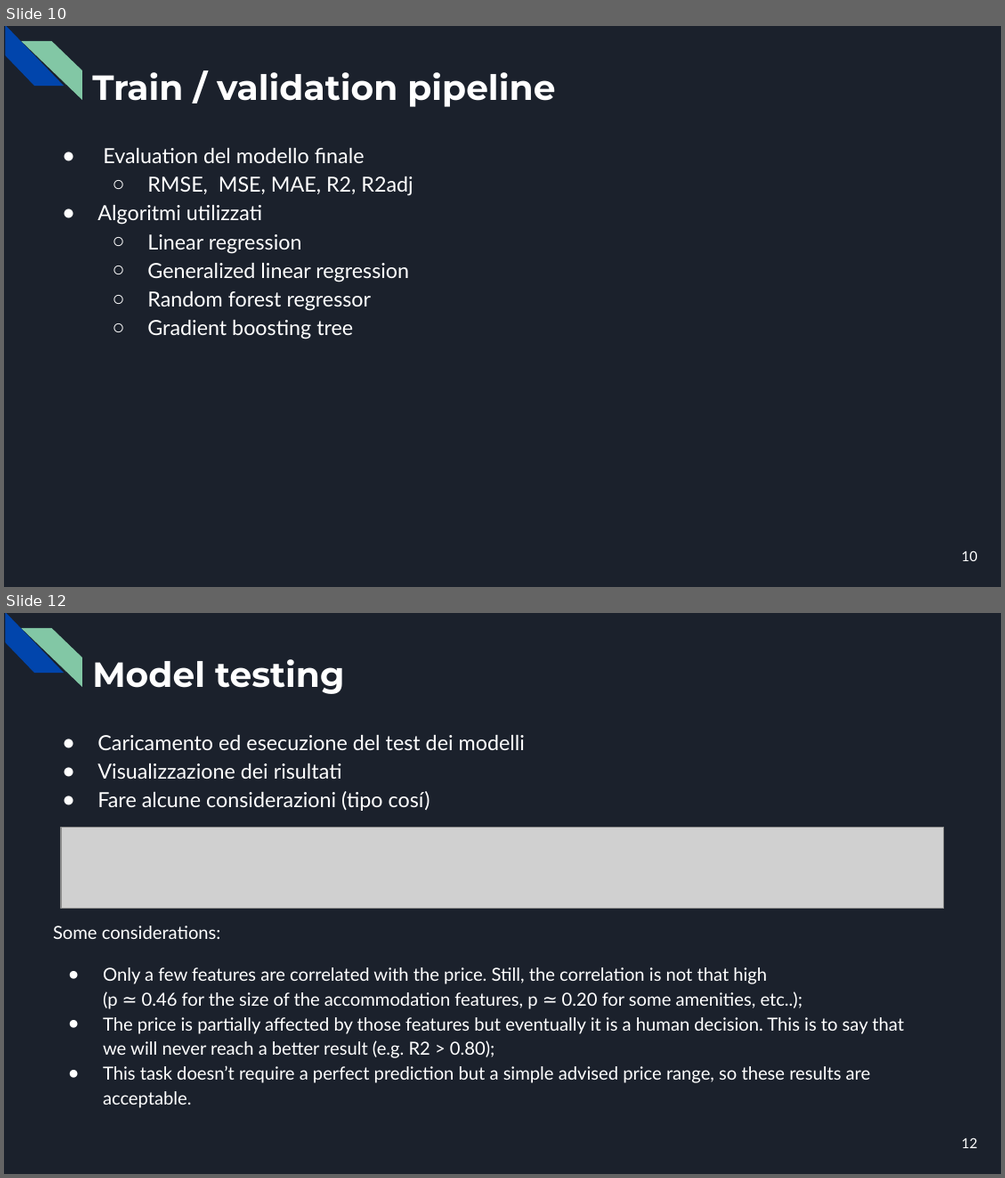
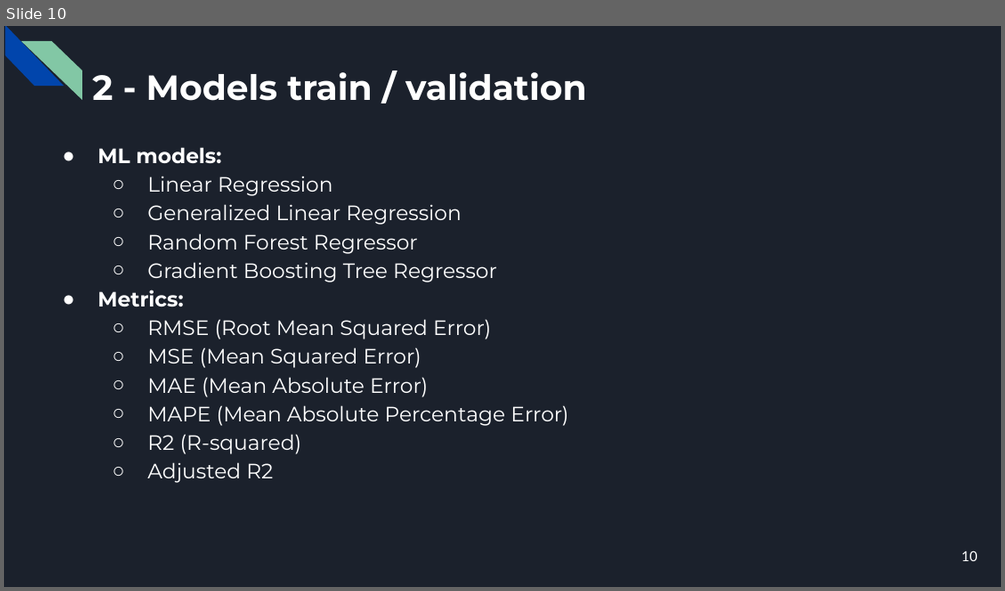
Before and after one commit to CorsiDanilo/bitcoin-price-prediction-with-pyspark, a slide deck: presentation/presentation.pptx. Shown one above the other, each under a label of ours: slides 10 and 12 before the commit, slide 10 after it; the slides between them are not shown. The pictures are 1005x1178 and 1005x591 pixels, drawn with LibreOffice and Linux fonts; fonts in the diff are those of the drawing; grey boxes stand for pictures. Boxes give left, top, right and bottom in pixels: in the first picture for what was removed or moved away, otherwise in the second. Text is boxed around its words. In the diff, an @@ line names an element or a change of style, - is before the commit and + after.

```diff
--- a/presentation/presentation.pptx
+++ b/presentation/presentation.pptx
@@ slide 12 removed at [4, 613, 1001, 1174], background #1B212C; not listed: 2 template elements that a slide beside it also shows @@
@@ title removed at [92, 659, 344, 694] @@
-Model testing
@@ text removed at [97, 735, 525, 811] @@
-● Caricamento ed esecuzione del test dei modelli
-● Visualizzazione dei risultati
-● Fare alcune considerazioni (tipo cosí)
@@ picture removed at [61, 827, 944, 909] @@
@@ text removed at [53, 925, 904, 1108] @@
-Some considerations:
-● Only a few features are correlated with the price. Still, the correlation is not that high
-  (p ≃ 0.46 for the size of the accommodation features, p ≃ 0.20 for some amenities, etc..);
-● The price is partially affected by those features but eventually it is a human decision. This is to say that we will never reach a better result (e.g. R2 > 0.80);
-● This task doesn’t require a perfect prediction but a simple advised price range, so these results are acceptable.
@@ page number removed at [962, 1137, 978, 1148] @@
-12
@@ slide 10 changed as well @@
@@ title at [92, 72, 586, 101]: text changed @@
-Train / validation pipeline
+2 - Models train / validation
@@ text at [97, 147, 568, 483]: text changed; font Lato to Montserrat @@
-● Evaluation del modello finale
-  ○ RMSE, MSE, MAE, R2, R2adj
-● Algoritmi utilizzati
-  ○ Linear regression
-  ○ Generalized linear regression
-  ○ Random forest regressor
-  ○ Gradient boosting tree
+● ML models:
+  ○ Linear Regression
+  ○ Generalized Linear Regression
+  ○ Random Forest Regressor
+  ○ Gradient Boosting Tree Regressor
+● Metrics:
+  ○ RMSE (Root Mean Squared Error)
+  ○ MSE (Mean Squared Error)
+  ○ MAE (Mean Absolute Error)
+  ○ MAPE (Mean Absolute Percentage Error)
+  ○ R2 (R-squared)
+  ○ Adjusted R2
```
Also in this commit, not shown: 5 other slides changed, 14 slides added, 7 other slides removed, 2 other files.
